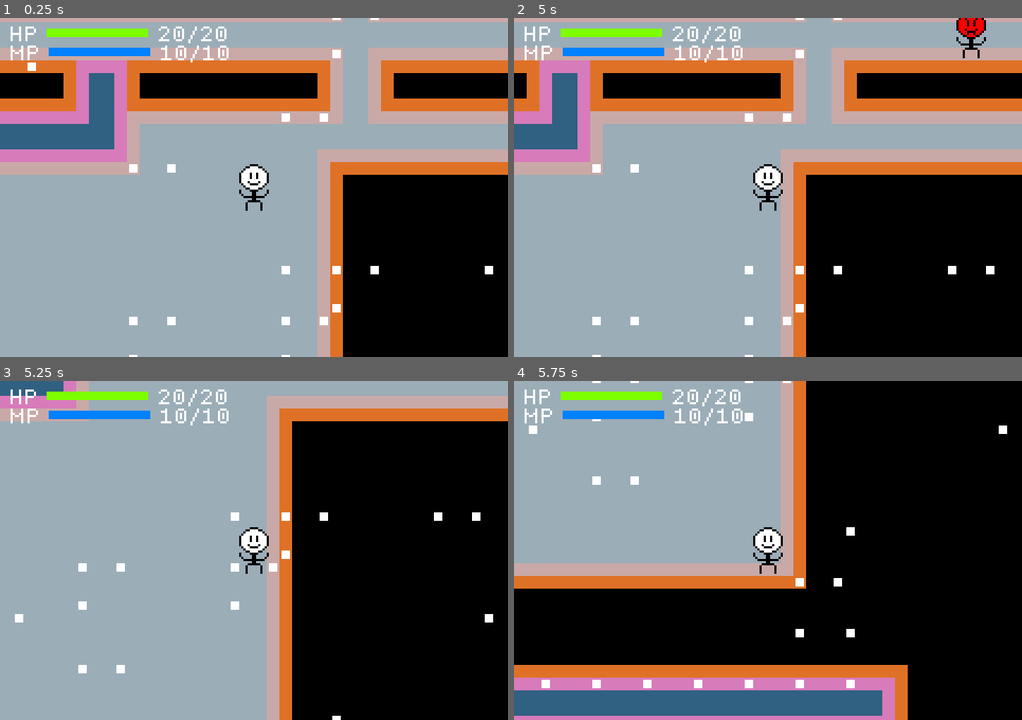
Above: before the commit, frames 1-4 (two rows, left to right).
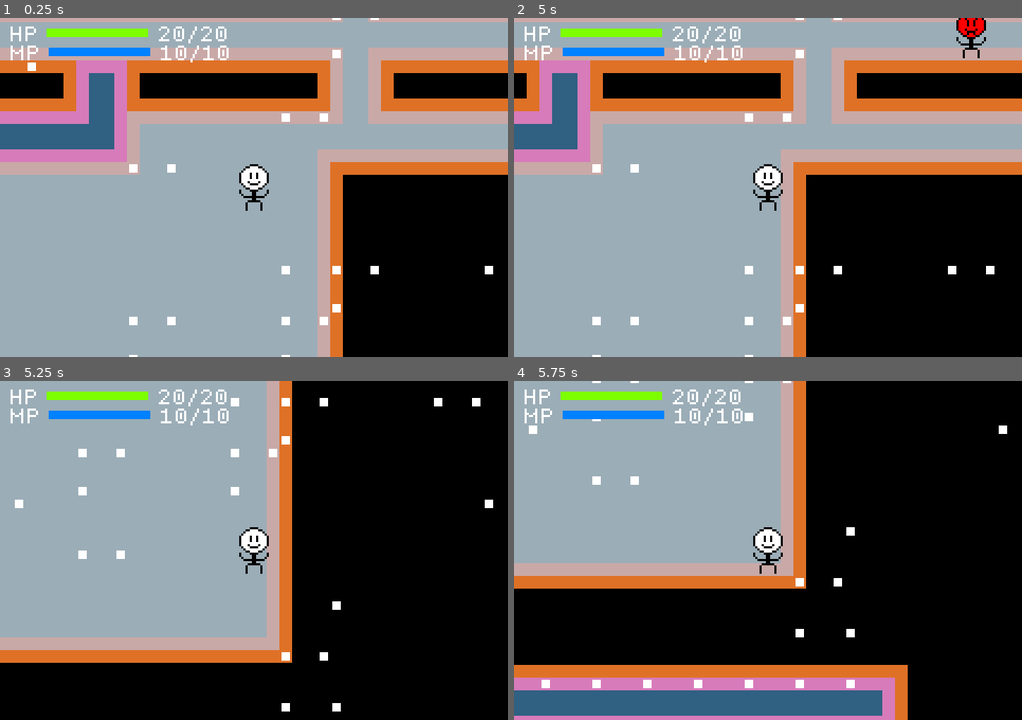
Above: after the commit, the same moments.

Repository: jessica-seabolt/novice
Game: Godot game, scene res://dungeon/dungeon.tscn
Two runs of this game, one before a commit and one after it. Both use one fixed random seed, a clock stepped at 60 frames per second and the inputs below.
Inputs (mouse positions are in pixels of both pictures, inside the frame that each line leads up to):
- Up to frame 1 (0.25 s): no input
- Up to frame 2 (5 s): tap Enter at 0.5, 2, 3.5 s; move the mouse to (879, 170) at 0.52 s; hold D (move_right) 0.53-1.25 s; hold Ctrl (aim) 0.53-1.25 s; click (879, 170) at 0.67 s; tap Space (basic_spell) at 1.25, 2.75, 4.25 s; drag from (666, 204) to (742, 255) at 1.27 s; move the mouse to (818, 112) at 2.02 s; hold D (move_right) 2.03-2.75 s; hold Shift (sprint) 2.03-2.75 s; drag from (742, 255) to (615, 136) at 2.77 s; move the mouse to (920, 238) at 3.52 s; hold A (move_left) 3.53-4.25 s; hold Ctrl (aim) 3.53-4.25 s; drag from (615, 136) to (691, 102) at 4.27 s
- Up to frame 3 (5.25 s): move the mouse to (279, 550) at 5.02 s; hold S (move_down) from 5.03 s (still down); hold Shift (sprint) from 5.03 s (still down); click (279, 550) at 5.17 s
- Up to frame 4 (5.75 s): keep holding S (move_down); keep holding Shift (sprint)

Frames 1-2 are identical in both runs. In frame 3, 22% of the frame differs, in the area x 0-100%, y 0-100%; in frame 4, nothing differs.

Commit message:
tweak: make running twice as fast

Diff:
--- a/entity/player/player_control.gd
+++ b/entity/player/player_control.gd
@@ -4,7 +4,7 @@
 ## Seconds per walking step
 const STEP_DURATION: float = 0.15
 ## Seconds per running step
-const RUN_STEP_DURATION: float = 0.06
+const RUN_STEP_DURATION: float = 0.03
 ## Seconds to wait for a second key to make a diagonal
 const DIAGONAL_GRACE: float = 0.05
 const MOVE_ACTIONS: Array[StringName] = [&"move_up", &"move_down", &"move_left", &"move_right"]
